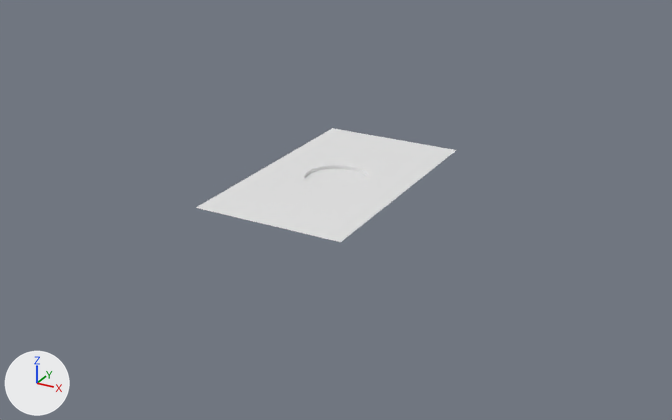
Two versions of the FBX model Assets/Models/Zen/wall-zen.fbx, one commit apart.
Both versions are drawn from a 50 mm lens placed at (11.84, -21.53, 9.74), pointed at (0.17, -0.31, -0.87). Lighting does not change. The marker at lower left points along +X, +Y and +Z.

The older version as bpy lines, for what is in view:
```python
me_plane = bpy.data.meshes.new('Plane')
me_plane.from_pydata(...)  # 69 vertices, 100 faces; spans x -2.16..2.16, y -3.69..3.69, z -0.1..0.0
ob_plane = bpy.data.objects.new('Plane', me_plane)
ob_plane.location = (0.0, 0.0, 0.0)
```
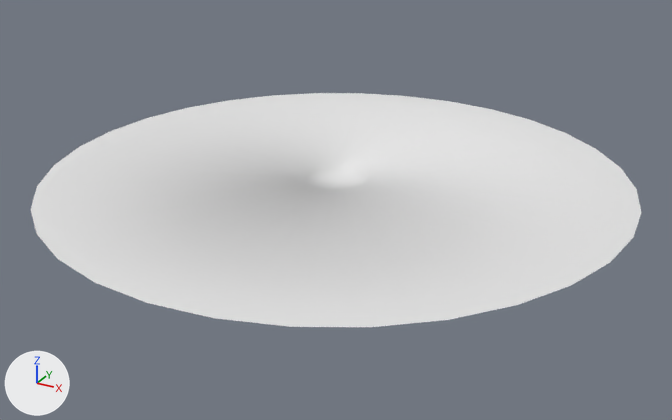
Pixel boxes (x1, y1, x2, y2) of what changed, in the pictures (672 x 420 px; the box of a moved part takes in the faces that stretch with it):
'Plane', reshaped (134% wider, 104% taller)
    before: (196, 128, 456, 242)
    after: (31, 93, 641, 327)
part 1 of me_plane, moved or reshaped
    before: (196, 128, 456, 242)
    after: (31, 93, 641, 327)

The change in detail:
me_plane is used by ob_plane; location (0.0, 0.0, 0.0).
me_plane had 69 vertices, 100 faces and spanned x -2.16..2.16, y -3.69..3.69, z -0.1..0.0.
me_plane now has 97 vertices, 96 faces and spans x -8.28..8.28, y -8.28..8.28, z -0.1..0.0.
Part 1, on me_plane:
4 vertices are removed from x -2.16..2.16, y -3.69..3.69, z 0.0.
36 faces are deleted.
32 vertices are added at x -8.28..8.28, y -8.28..8.28, z 0.0.
32 new faces join them.
me_plane part 2: the surface is now shaded smooth.
